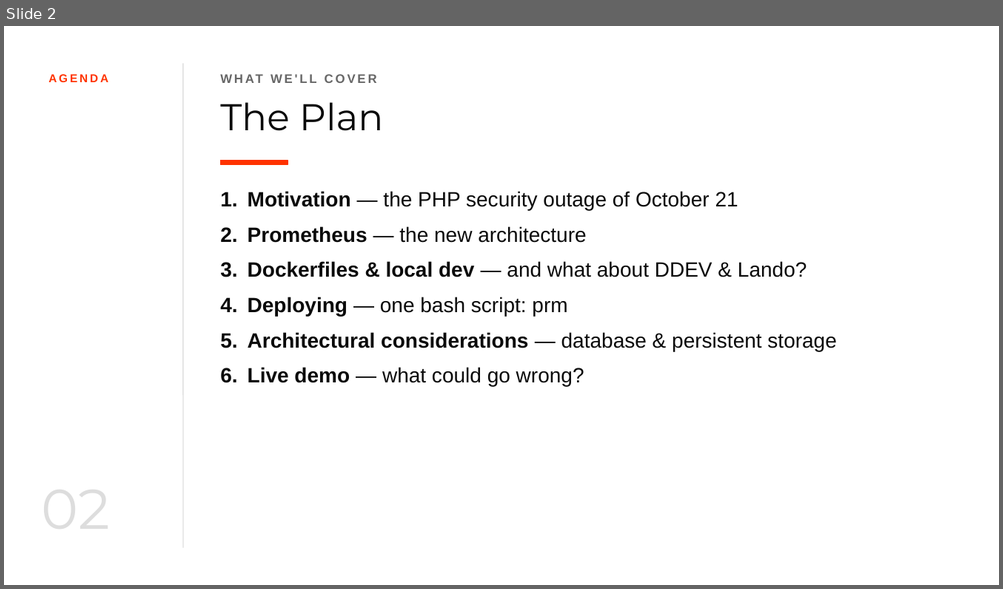
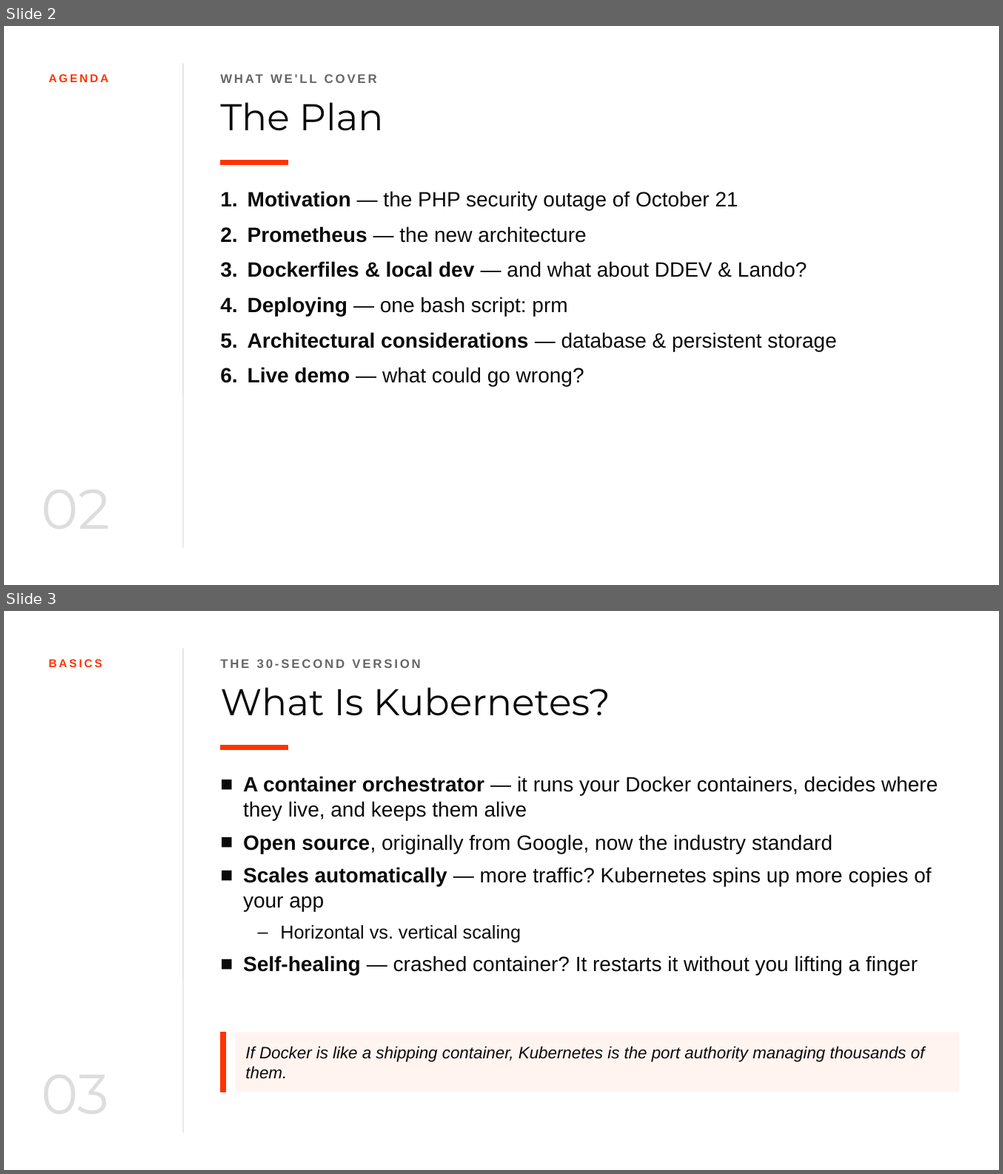
Before and after one commit to koppieesq/prometheus, a slide deck: presentation/prometheus-badcamp-2026.pptx. Shown one above the other, each under a label of ours: slide 2 before the commit, slides 2 and 3 after it. The pictures are 1003x589 and 1003x1174 pixels, drawn with LibreOffice and Linux fonts; fonts in the diff are those of the drawing. Boxes give left, top, right and bottom in pixels: in the first picture for what was removed or moved away, otherwise in the second. Text is boxed around its words. In the diff, an @@ line names an element or a change of style, - is before the commit and + after.

```diff
--- a/presentation/prometheus-badcamp-2026.pptx
+++ b/presentation/prometheus-badcamp-2026.pptx
@@ slide 3 added at (x1=4, y1=611, x2=999, y2=1170), background #FFFFFF @@
@@ line added from (183, 648) to (183, 1133), #E0E0E0 1 pt @@
@@ text added at (x1=48, y1=659, x2=102, y2=667), 11 pt, text #FF3300, bold @@
+BASICS
@@ text added at (x1=220, y1=659, x2=420, y2=668), 12 pt, text #666666, bold @@
+THE 30-SECOND VERSION
@@ text added at (x1=220, y1=687, x2=610, y2=716), 36 pt, text #0A0A0A @@
+What Is Kubernetes?
@@ rectangle added at (x1=220, y1=745, x2=287, y2=750), fill #FF3300, outline #FF3300 1 pt @@
@@ text added at (x1=243, y1=776, x2=937, y2=975), 20 pt, text #0A0A0A @@
+■ A container orchestrator — it runs your Docker containers, decides where they live, and keeps them alive
+■ Open source, originally from Google, now the industry standard
+■ Scales automatically — more traffic? Kubernetes spins up more copies of your app
+  – Horizontal vs. vertical scaling
+■ Self-healing — crashed container? It restarts it without you lifting a finger
@@ rectangle added at (x1=220, y1=1033, x2=225, y2=1092), fill #FF3300, outline #FF3300 1 pt @@
@@ rectangle added at (x1=236, y1=1033, x2=959, y2=1092), fill #FFF4F0, 16 pt, text #0A0A0A, italic @@
+If Docker is like a shipping container, Kubernetes is the port authority managing thousands of them.
```
Also in this commit, not shown: 13 slides changed, 3 other slides added.
